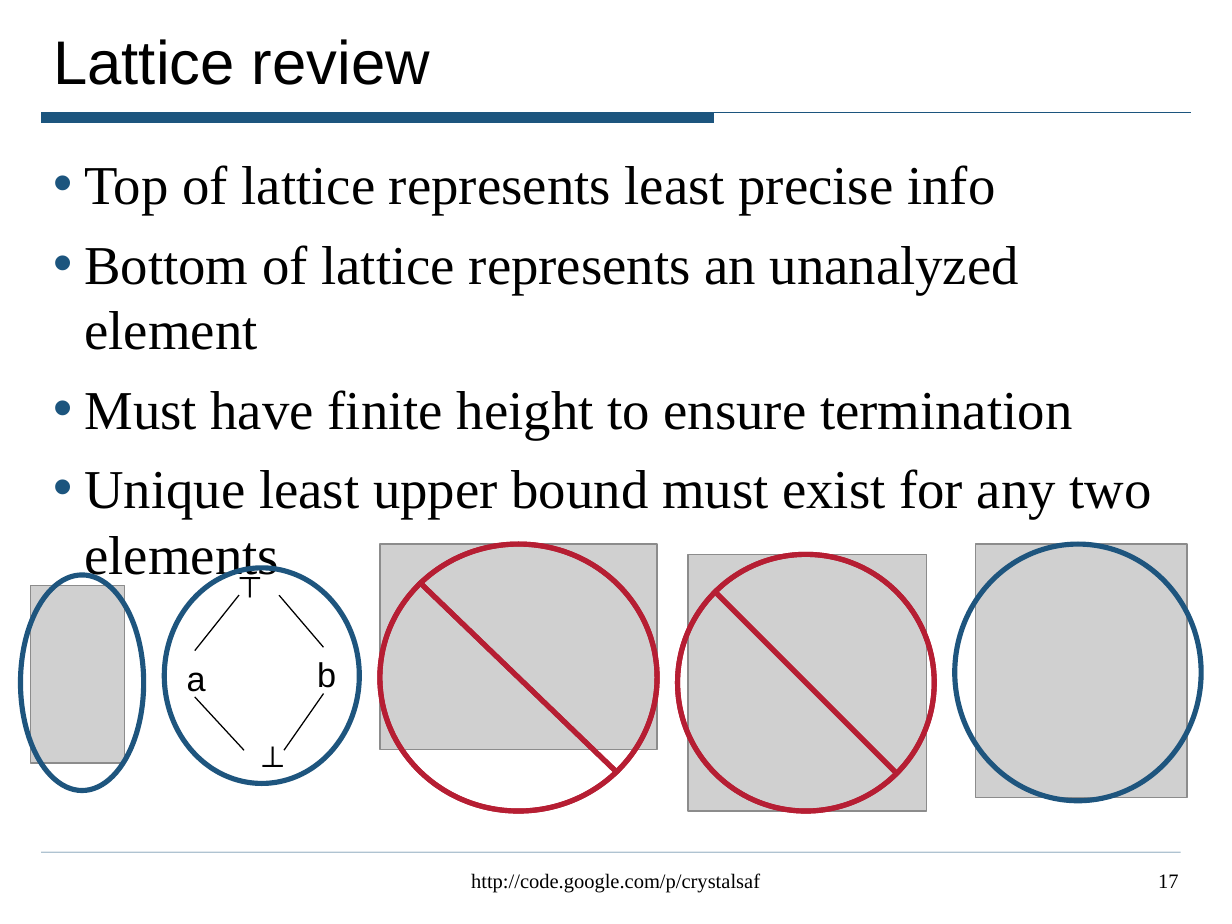
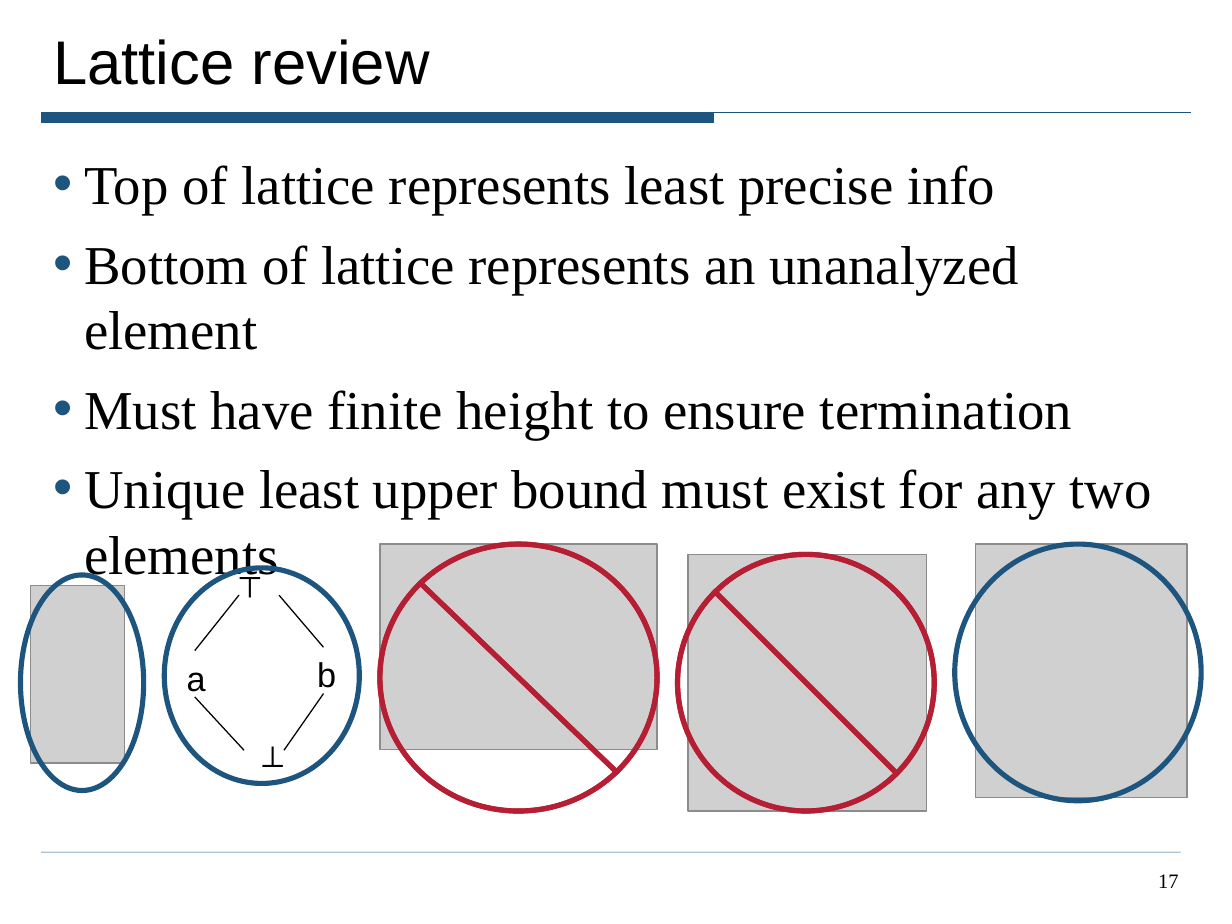
Before and after one commit to roterdam/crystalsaf, a slide deck: slide 17 of TutorialExamples/CrystalTutorial.ppt. Drawn at 1232x924 pixels with LibreOffice and Linux fonts; fonts in the diff are those of the drawing; grey boxes stand for pictures. Boxes give left, top, right and bottom in pixels: in the first picture for what was removed or moved away, otherwise in the second. Text is boxed around its words. In the diff, an @@ line names an element or a change of style, - is before the commit and + after.

```diff
--- a/TutorialExamples/CrystalTutorial.ppt
+++ b/TutorialExamples/CrystalTutorial.ppt
@@ text removed at (471,873,760,893) @@
-http://code.google.com/p/crystalsaf
```
Also in this commit, not shown: 35 other slides changed, 2 slides added.
